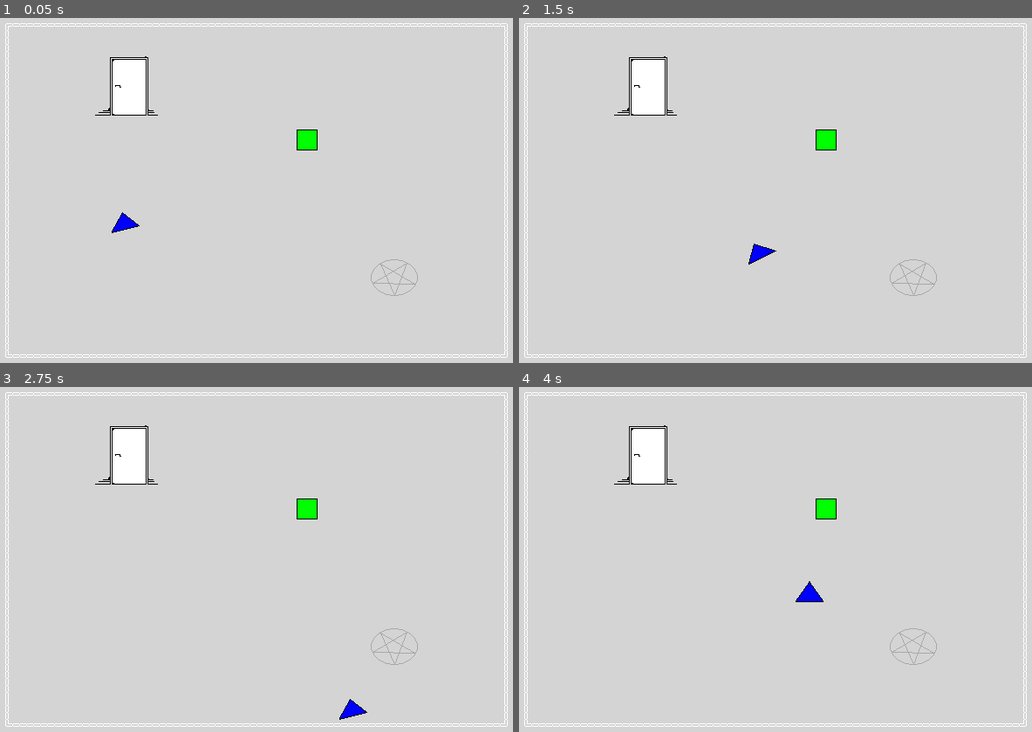
Above: before the commit, frames 1-4 (two rows, left to right).
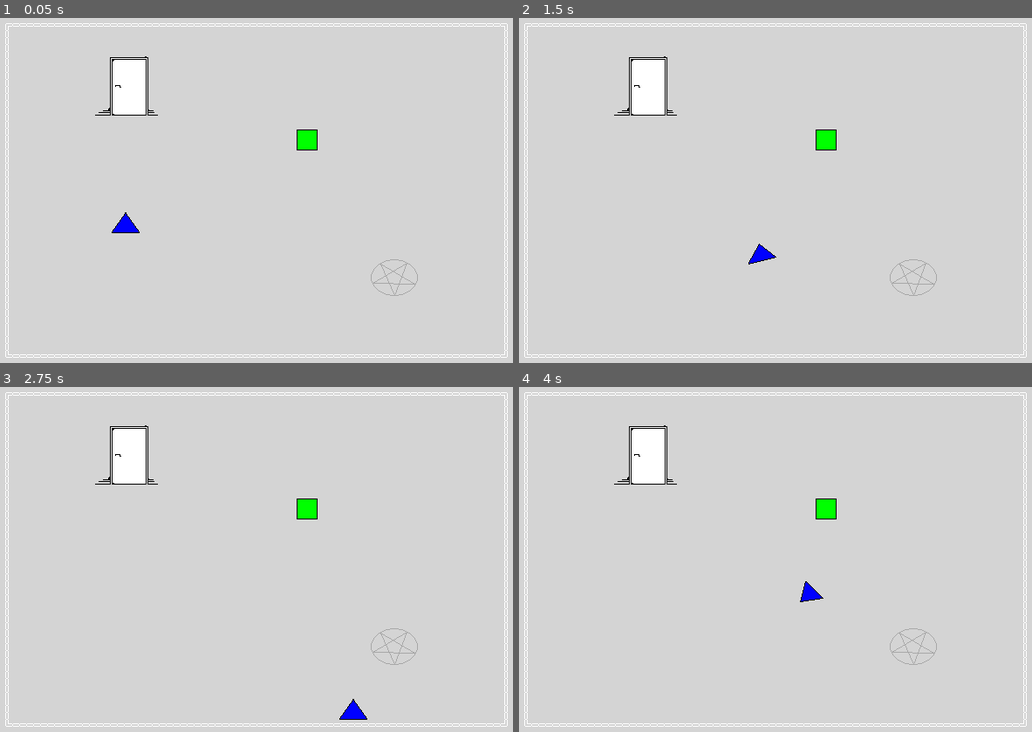
Above: after the commit, the same moments.

Repository: julianhoratschek/shadows_of_the_past
Game: Godot game, scene res://scenes/shape_change_scene.tscn
Two runs of this game, one before a commit and one after it. Both use one fixed random seed, a clock stepped at 60 frames per second and the inputs below.
Inputs:
- Up to frame 1 (0.05 s): no input
- Up to frame 2 (1.5 s): hold D (gme_right) 0.53-1.28 s; tap E (gme_interact) at 0.6, 1.35 s; hold S (gme_down) from 1.28 s (still down)
- Up to frame 3 (2.75 s): release S (gme_down) at 2.03 s; hold D (gme_right) from 2.03 s (still down); tap E (gme_interact) at 2.1 s
- Up to frame 4 (4 s): release D (gme_right) at 2.78 s; hold W (gme_up) 2.78-3.53 s; tap E (gme_interact) at 2.85, 3.6 s; hold A (gme_left) from 3.53 s (still down)

The runs differ from the first frame. In frame 1, 0.1% of the frame differs, in the area x 21-28%, y 56-63%; in frame 2, 0.1%; in frame 3, 0.1%; in frame 4, less than 0.1%.

Commit message:
Trunsmutation fixed

Diff:
--- /dev/null
+++ b/prefabs/mouth.gd
@@ -0,0 +1,31 @@
+@tool
+
+extends Area2D
+
+signal fed()
+
+
+@export var expected_color := TransmutableProperties.TransColor.RED:
+	get:
+		return expected_color
+
+	set(value):
+		expected_color = value
+		modulate = TransmutableProperties.ColorMap[value]
+
+
+func _on_body_entered(body: Node2D):
+	if body is Player:
+		return
+
+	for child in body.get_children():
+		if (child is TransmutableProperties
+			and child.transmute_shape == TransmutableProperties.TransShape.FISH
+			and child.transmute_color == expected_color):
+				body.hide()
+				$AnimatedSprite2D.play(&"eat")
+
+
+func _on_animation_finished():
+	hide()
+	fed.emit()
--- /dev/null
+++ b/prefabs/mouth.tscn
@@ -0,0 +1,115 @@
+[gd_scene load_steps=16 format=3 uid="uid://xmhpflbt3gyl"]
+
+[ext_resource type="Script" path="res://prefabs/mouth.gd" id="1_1futi"]
+[ext_resource type="Texture2D" uid="uid://b46mtbvsdjova" path="res://assets/sprites/mouth_with_teeth.png" id="1_w4lht"]
+
+[sub_resource type="AtlasTexture" id="AtlasTexture_us7r7"]
+atlas = ExtResource("1_w4lht")
+region = Rect2(0, 64, 64, 64)
+
+[sub_resource type="AtlasTexture" id="AtlasTexture_levga"]
+atlas = ExtResource("1_w4lht")
+region = Rect2(64, 64, 64, 64)
+
+[sub_resource type="AtlasTexture" id="AtlasTexture_8bnb1"]
+atlas = ExtResource("1_w4lht")
+region = Rect2(128, 64, 64, 64)
+
+[sub_resource type="AtlasTexture" id="AtlasTexture_b16qf"]
+atlas = ExtResource("1_w4lht")
+region = Rect2(192, 64, 64, 64)
+
+[sub_resource type="AtlasTexture" id="AtlasTexture_xru23"]
+atlas = ExtResource("1_w4lht")
+region = Rect2(256, 64, 64, 64)
+
+[sub_resource type="AtlasTexture" id="AtlasTexture_mpbxo"]
+atlas = ExtResource("1_w4lht")
+region = Rect2(320, 64, 64, 64)
+
+[sub_resource type="AtlasTexture" id="AtlasTexture_n2dnv"]
+atlas = ExtResource("1_w4lht")
+region = Rect2(384, 64, 64, 64)
+
+[sub_resource type="AtlasTexture" id="AtlasTexture_hd6d5"]
+atlas = ExtResource("1_w4lht")
+region = Rect2(0, 0, 64, 64)
+
+[sub_resource type="AtlasTexture" id="AtlasTexture_2xjr0"]
+atlas = ExtResource("1_w4lht")
+region = Rect2(64, 0, 64, 64)
+
+[sub_resource type="AtlasTexture" id="AtlasTexture_egrg7"]
+atlas = ExtResource("1_w4lht")
+region = Rect2(128, 0, 64, 64)
+
+[sub_resource type="AtlasTexture" id="AtlasTexture_ih0gu"]
+atlas = ExtResource("1_w4lht")
+region = Rect2(192, 0, 64, 64)
+
+[sub_resource type="SpriteFrames" id="SpriteFrames_63ug5"]
+animations = [{
+"frames": [{
+"duration": 1.0,
+"texture": SubResource("AtlasTexture_us7r7")
+}, {
+"duration": 1.0,
+"texture": SubResource("AtlasTexture_levga")
+}, {
+"duration": 1.0,
+"texture": SubResource("AtlasTexture_8bnb1")
+}, {
+"duration": 1.0,
+"texture": SubResource("AtlasTexture_b16qf")
+}, {
+"duration": 1.0,
+"texture": SubResource("AtlasTexture_xru23")
+}, {
+"duration": 1.0,
+"texture": SubResource("AtlasTexture_mpbxo")
+}, {
+"duration": 1.0,
+"texture": SubResource("AtlasTexture_n2dnv")
+}],
+"loop": false,
+"name": &"eat",
+"speed": 12.0
+}, {
+"frames": [{
+"duration": 12.0,
+"texture": SubResource("AtlasTexture_hd6d5")
+}, {
+"duration": 1.8,
+"texture": SubResource("AtlasTexture_2xjr0")
+}, {
+"duration": 1.0,
+"texture": SubResource("AtlasTexture_egrg7")
+}, {
+"duration": 1.8,
+"texture": SubResource("AtlasTexture_ih0gu")
+}],
+"loop": true,
+"name": &"idle",
+"speed": 12.0
+}]
+
+[sub_resource type="CapsuleShape2D" id="CapsuleShape2D_als6b"]
+radius = 20.0
+height = 52.0
+
+[node name="Mouth" type="Area2D"]
+modulate = Color(1, 0, 0, 1)
+script = ExtResource("1_1futi")
+
+[node name="AnimatedSprite2D" type="AnimatedSprite2D" parent="."]
+sprite_frames = SubResource("SpriteFrames_63ug5")
+animation = &"idle"
+autoplay = "idle"
+
+[node name="CollisionShape2D" type="CollisionShape2D" parent="."]
+position = Vector2(0, 6)
+rotation = 1.5708
+shape = SubResource("CapsuleShape2D_als6b")
+
+[connection signal="body_entered" from="." to="." method="_on_body_entered"]
+[connection signal="animation_finished" from="AnimatedSprite2D" to="." method="_on_animation_finished"]
--- a/prefabs/transmutable_properties.tscn
+++ b/prefabs/transmutable_properties.tscn
@@ -244,4 +244,3 @@
 [node name="AnimatedSprite2D" type="AnimatedSprite2D" parent="."]
 sprite_frames = SubResource("SpriteFrames_ph3mf")
 animation = &"triangle_idle"
-frame_progress = 0.55621
--- a/prefabs/transmutation_circle.gd
+++ b/prefabs/transmutation_circle.gd
@@ -2,14 +2,38 @@
 
 class_name TransmutationCircle
 
+## Stack of transmutable elements
+# TODO: reset stack on leave circle? bigger stack?
 static var property_stack: Array[TransmutableProperties] = [null, null]
+
+## Associated Stack of circles for each element
 static var affected_circles: Array[TransmutationCircle] = [null, null]
 
+## What property should be changed
+static var static_transmute_property := TransmutableProperties.PropertyName.COLOR
+
+## Exchanges property static_transmute_property in both elements in property_stack
+static func _transmute():
+	var prop_buf = property_stack[0].get_property(static_transmute_property)
+
+	property_stack[0].change_property(
+		static_transmute_property,
+		property_stack[1].get_property(static_transmute_property))
+	property_stack[1].change_property(
+		static_transmute_property,
+		prop_buf)
+
+## How much is subtracted/added to self.modulate.a per element in any circle?
 const ModulateModifier := 0.4
 
+## Indicated direction of circle fill animation
 var _aborted := false
 
-@export var transmute_property := TransmutableProperties.PropertyName.COLOR
+@export var transmute_property: TransmutableProperties.PropertyName:
+	get:
+		return static_transmute_property
+	set(value):
+		static_transmute_property = value
 
 @onready var circle := $Circle
 @onready var smoke := $Smoke
@@ -18,9 +42,17 @@
 func _ready():
 	smoke.animation_finished.connect(smoke.hide)
 
+
 func _adjust_modulate(value: float):
 	modulate.a = value
 
+
+func _reset_circle():
+	circle.frame = 0
+	circle.animation = &"idle"
+
+
+## Add a property to the stack, as well as self to the stack of circles
 func _add_properties(props: TransmutableProperties):
 	if property_stack[0]:
 		property_stack[1] = property_stack[0]
@@ -34,6 +66,8 @@
 		&"_adjust_modulate",
 		1.0 - (property_stack.count(null) * ModulateModifier))
 
+
+## Removes a property from the stack
 func _remove_properties(props: TransmutableProperties):
 	if property_stack[0] == props:
 		property_stack[0] = property_stack[1]
@@ -51,12 +85,7 @@
 		1.0 - (property_stack.count(null) * ModulateModifier))
 
 
-func _transmute():
-	var prop_buf = property_stack[0].get_property(transmute_property)
-
-	property_stack[0].change_property(transmute_property, property_stack[1].get_property(transmute_property))
-	property_stack[1].change_property(transmute_property, prop_buf)
-
+## Should be called on group. Starts load-up animation
 func start_transmutation():
 	if null in property_stack or not self in affected_circles:
 		return
@@ -65,6 +94,7 @@
 	_aborted = false
 
 
+## Shoud be called on group. Aborts load-up animation
 func abort_transmutation():
 	if not circle.is_playing():
 		return
@@ -87,14 +117,20 @@
 			break
 
 
+## Used to determine if load-animation is finished
 func _on_circle_animation_finished():
+	# Don't do anything if "unloading" after aborting or any other animation is playing
 	if _aborted or circle.animation != &"transmute":
-		circle.play(&"idle")
+		_reset_circle()
 		return
 
+	# Display smoke effect
 	smoke.show()
 	smoke.play(&"idle")
-	circle.play(&"idle")
 
-	get_tree().call_group_flags(get_tree().GROUP_CALL_UNIQUE | get_tree().GROUP_CALL_DEFERRED,
-	&"transmutation_circles", &"_transmute")
+	_reset_circle()
+
+	# Set _transmute to be called before next frame, but exactly once
+	var process_signal := get_tree().process_frame
+	if not process_signal.is_connected(TransmutationCircle._transmute):
+		process_signal.connect(TransmutationCircle._transmute, Object.CONNECT_ONE_SHOT)
--- a/prefabs/transmutation_circle.tscn
+++ b/prefabs/transmutation_circle.tscn
@@ -175,7 +175,6 @@
 z_index = -1
 sprite_frames = SubResource("SpriteFrames_g8ixj")
 animation = &"idle"
-autoplay = "idle"
 
 [node name="Smoke" type="AnimatedSprite2D" parent="."]
 visible = false
--- a/scenes/red_herring_scene.tscn
+++ b/scenes/red_herring_scene.tscn
@@ -7,6 +7,7 @@
 [ext_resource type="PackedScene" uid="uid://cyrhvocyuyepp" path="res://prefabs/transmutable_object.tscn" id="5_vrrr2"]
 [ext_resource type="PackedScene" uid="uid://ddahx1aw7leij" path="res://prefabs/transmutable_properties.tscn" id="6_02bwi"]
 [ext_resource type="PackedScene" uid="uid://b8b32v2hxn41a" path="res://prefabs/transmutation_circle.tscn" id="7_uceo6"]
+[ext_resource type="PackedScene" uid="uid://xmhpflbt3gyl" path="res://prefabs/mouth.tscn" id="8_f2ocq"]
 
 [node name="RedHerringScene" type="Node2D"]
 script = ExtResource("1_afhu7")
@@ -14,7 +15,7 @@
 [node name="TileMap" type="TileMap" parent="."]
 tile_set = ExtResource("1_5ba3y")
 format = 2
-layer_0/tile_data = PackedInt32Array(0, 1, 1, 19, 1, 1342177 …(1185 unchanged characters)… 85, 1, 1610612736, 851986, 1, 1610612736)
+layer_0/tile_data = PackedInt32Array(0, 1, 1, 19, 1, 1342177 …(1185 unchanged characters)… 85, 1, 1610612736, 851986, 1, 1610612736, 524294, 196609, 65536, 524293, 131073, 65536, 524290, 131073, 65536, 720902, 131073, 1342242816, 655366, 65537, 805371905, 786438, 65537, 805371905, 524291, 131073, 805371906, 524289, 131073, 805371906, 589830, 131073, 1610678274, 524292, 196609, 1610678273)
 
 [node name="Camera2D" type="Camera2D" parent="."]
 
@@ -45,4 +46,13 @@
 
 [node name="TransmutationCircle2" parent="." instance=ExtResource("7_uceo6")]
 position = Vector2(547, 281)
-transmute_property = 1
+
+[node name="Mouth" parent="." instance=ExtResource("8_f2ocq")]
+modulate = Color(0, 0, 1, 1)
+position = Vector2(464, 181)
+expected_color = 1
+
+[node name="Mouth2" parent="." instance=ExtResource("8_f2ocq")]
+modulate = Color(0, 0, 1, 1)
+position = Vector2(582, 126)
+expected_color = 1
--- a/scenes/shape_change_scene.tscn
+++ b/scenes/shape_change_scene.tscn
@@ -35,6 +35,5 @@
 
 [node name="TransmutationCircle" parent="." instance=ExtResource("1_bgiia")]
 position = Vector2(446, 286)
-transmute_property = 1
 
 [connection signal="transmuted" from="Player" to="." method="_on_player_transmuted"]
--- a/scenes/tileset.tres
+++ b/scenes/tileset.tres
@@ -47,6 +47,63 @@
 0:1/3/physics_layer_0/linear_velocity = Vector2(0, 0)
 0:1/3/physics_layer_0/angular_velocity = 0.0
 0:1/3/physics_layer_0/polygon_0/points = PackedVector2Array(16, -16, 12, -16, 12, 12, -16, 12, -16, 16, 16, 16)
+1:0/next_alternative_id = 2
+1:0/0 = 0
+1:0/0/physics_layer_0/linear_velocity = Vector2(0, 0)
+1:0/0/physics_layer_0/angular_velocity = 0.0
+1:0/1 = 1
+1:0/1/modulate = Color(1, 0, 0, 1)
+1:0/1/physics_layer_0/linear_velocity = Vector2(0, 0)
+1:0/1/physics_layer_0/angular_velocity = 0.0
+2:0/next_alternative_id = 2
+2:0/0 = 0
+2:0/0/physics_layer_0/linear_velocity = Vector2(0, 0)
+2:0/0/physics_layer_0/angular_velocity = 0.0
+2:0/1 = 1
+2:0/1/modulate = Color(1, 0, 0, 1)
+2:0/1/physics_layer_0/linear_velocity = Vector2(0, 0)
+2:0/1/physics_layer_0/angular_velocity = 0.0
+3:0/next_alternative_id = 2
+3:0/0 = 0
+3:0/0/physics_layer_0/linear_velocity = Vector2(0, 0)
+3:0/0/physics_layer_0/angular_velocity = 0.0
+3:0/1 = 1
+3:0/1/modulate = Color(1, 0, 0, 1)
+3:0/1/physics_layer_0/linear_velocity = Vector2(0, 0)
+3:0/1/physics_layer_0/angular_velocity = 0.0
+3:1/next_alternative_id = 2
+3:1/0 = 0
+3:1/0/physics_layer_0/linear_velocity = Vector2(0, 0)
+3:1/0/physics_layer_0/angular_velocity = 0.0
+3:1/1 = 1
+3:1/1/modulate = Color(1, 0, 0, 1)
+3:1/1/physics_layer_0/linear_velocity = Vector2(0, 0)
+3:1/1/physics_layer_0/angular_velocity = 0.0
+2:1/0 = 0
+2:1/0/physics_layer_0/linear_velocity = Vector2(0, 0)
+2:1/0/physics_layer_0/angular_velocity = 0.0
+1:1/next_alternative_id = 2
+1:1/0 = 0
+1:1/0/physics_layer_0/linear_velocity = Vector2(0, 0)
+1:1/0/physics_layer_0/angular_velocity = 0.0
+1:1/1 = 1
+1:1/1/modulate = Color(1, 0, 0, 1)
+1:1/1/physics_layer_0/linear_velocity = Vector2(0, 0)
+1:1/1/physics_layer_0/angular_velocity = 0.0
+1:2/0 = 0
+1:2/0/physics_layer_0/linear_velocity = Vector2(0, 0)
+1:2/0/physics_layer_0/angular_velocity = 0.0
+2:2/next_alternative_id = 2
+2:2/0 = 0
+2:2/0/physics_layer_0/linear_velocity = Vector2(0, 0)
+2:2/0/physics_layer_0/angular_velocity = 0.0
+2:2/1 = 1
+2:2/1/modulate = Color(1, 0, 0, 1)
+2:2/1/physics_layer_0/linear_velocity = Vector2(0, 0)
+2:2/1/physics_layer_0/angular_velocity = 0.0
+3:2/0 = 0
+3:2/0/physics_layer_0/linear_velocity = Vector2(0, 0)
+3:2/0/physics_layer_0/angular_velocity = 0.0
 
 [resource]
 tile_size = Vector2i(32, 32)
Binary file added: assets/sprites/art/mouth_with_teeth.aseprite
Binary file changed: assets/sprites/art/tile_set.aseprite
Binary file added: assets/sprites/mouth_with_teeth.png
Binary file changed: assets/sprites/tile_set.png
Not shown: 1 places in scenes/red_herring_scene.tscn that only renumber resources
